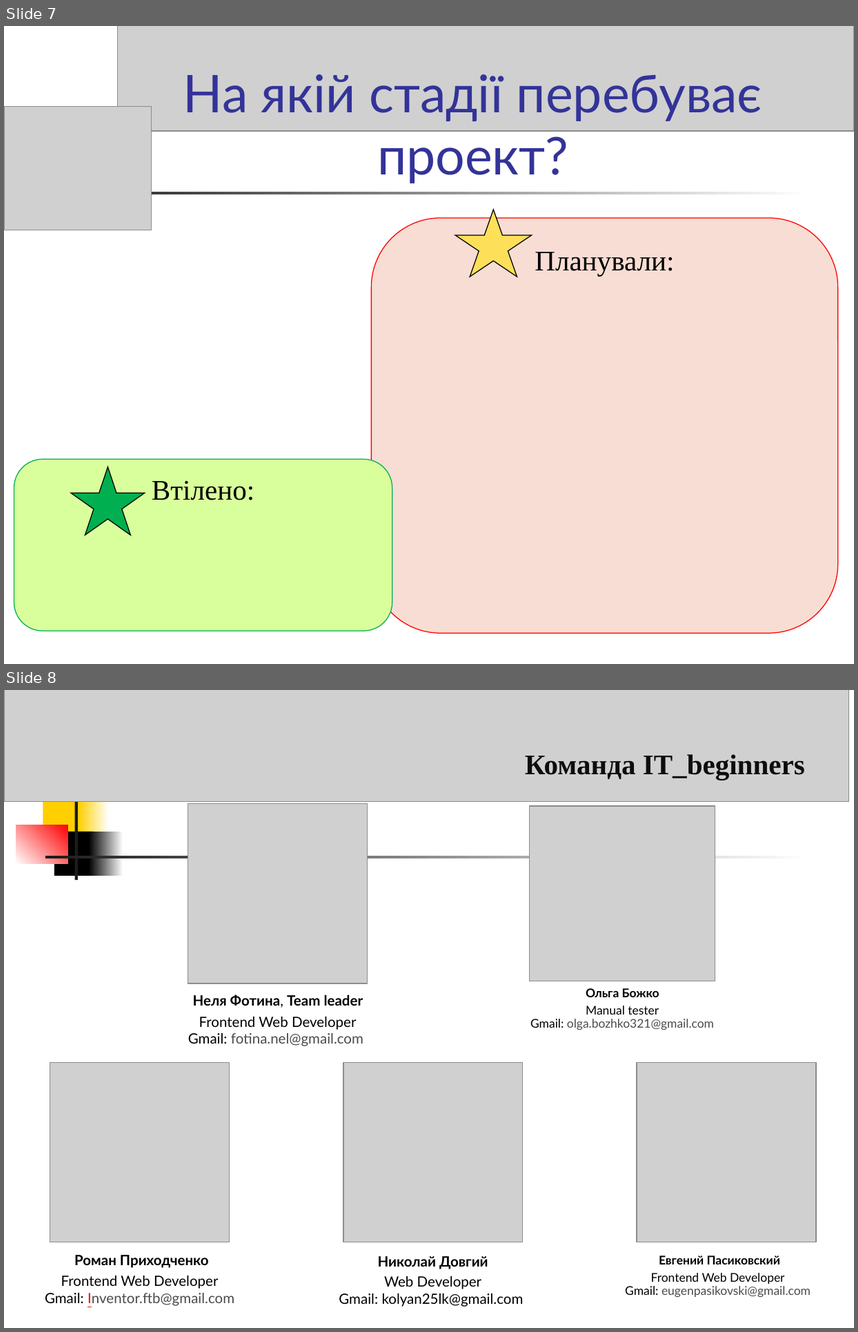
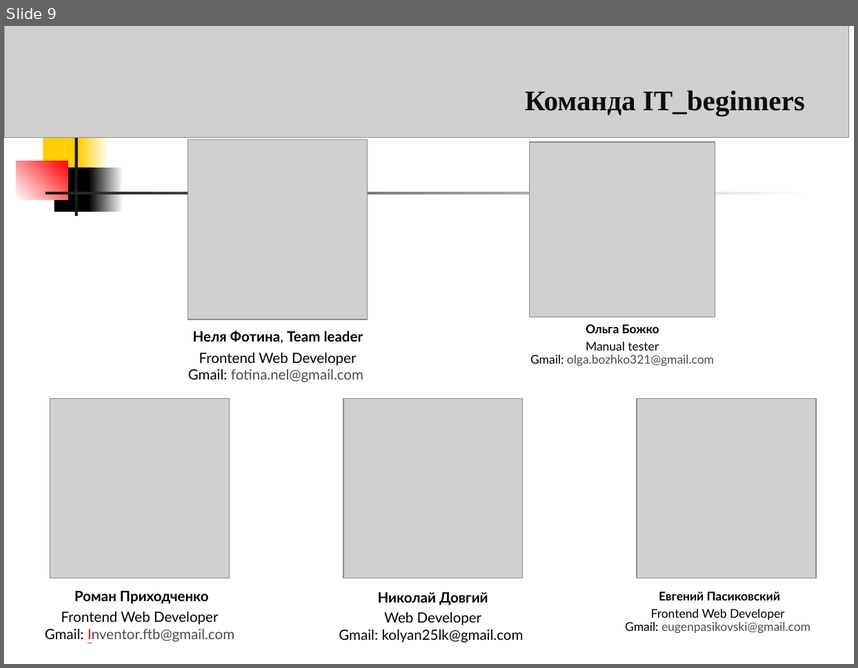
Before and after one commit to NellFotina/NellFotina.github.io, a slide deck: ITBeginners.ppt. Shown one above the other, each under a label of ours: slides 7 and 8 before the commit, slide 9 after it. The pictures are 858x1332 and 858x668 pixels, drawn with LibreOffice and Linux fonts; fonts in the diff are those of the drawing; grey boxes stand for pictures. Boxes give left, top, right and bottom in pixels: in the first picture for what was removed or moved away, otherwise in the second. Text is boxed around its words. In the diff, an @@ line names an element or a change of style, - is before the commit and + after.

```diff
--- a/ITBeginners.ppt
+++ b/ITBeginners.ppt
@@ slide 7 removed at bbox=[4, 26, 854, 664], background #FFFFFF; not listed: 1 template element that a slide beside it also shows @@
@@ picture removed at bbox=[117, 26, 854, 131] @@
@@ title removed at bbox=[183, 74, 762, 183] @@
-На якій стадії перебуває проект?
@@ picture removed at bbox=[4, 106, 151, 230] @@
@@ freeform shape removed at bbox=[455, 210, 532, 276] @@
@@ rounded rectangle removed at bbox=[371, 218, 838, 633] @@
-Планували:
@@ rounded rectangle removed at bbox=[14, 459, 392, 630] @@
-Втілено:
@@ freeform shape removed at bbox=[71, 466, 145, 535] @@
@@ what was slide 8 is now slide 9 @@
```
Also in this commit, not shown: 1 slide changed, 3 slides added, 1 other slide removed, 3 other files.
